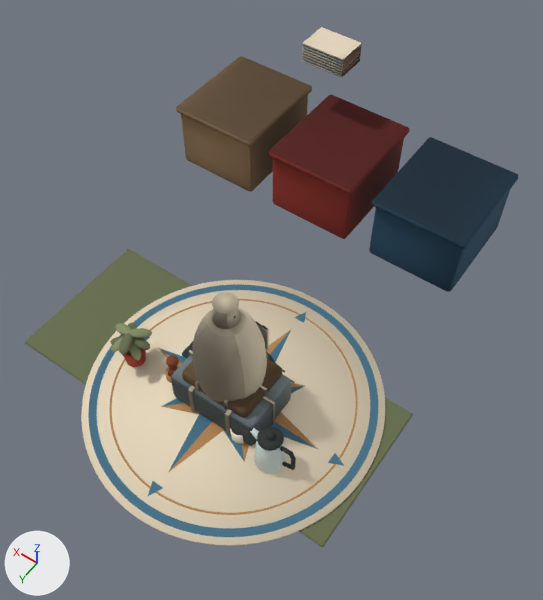
An edit to the Blender file tools/art/source/post_215/post_215.blend, drawn before and after from the same camera.
The view is the same before and after, from a camera (50 mm lens) standing at (-1.62, 1.86, 4.13) and looking at (0.05, -0.48, 0.46). Every picture has the same lights, and +X, +Y and +Z are marked at lower left. The picture after the commit comes second.

The older version as bpy lines, for what is in view:
```python
ob_brown_parcel_reused___accepted_packed_parcel = bpy.data.objects.new('brown_parcel_reused / accepted packed parcel', me_brown_parcel_reused)
ob_brown_parcel_reused___accepted_packed_parcel.location = (0.0, 0.0, 0.0)
ob_compass___blue_grey_point_0 = bpy.data.objects.new('Compass / blue grey point 0', me_compass___blue_grey_point_0)
ob_compass___blue_grey_point_0.location = (0.0, 0.0, 0.0)
ob_compass___blue_grey_point_3 = bpy.data.objects.new('Compass / blue grey point 3', me_compass___blue_grey_point_3)
ob_compass___blue_grey_point_3.location = (0.0, 0.0, 0.0)
ob_compass___blue_grey_point_4 = bpy.data.objects.new('Compass / blue grey point 4', me_compass___blue_grey_point_4)
ob_compass___blue_grey_point_4.location = (0.0, 0.0, 0.0)
ob_compass___blue_grey_point_5 = bpy.data.objects.new('Compass / blue grey point 5', me_compass___blue_grey_point_5)
ob_compass___blue_grey_point_5.location = (0.0, 0.0, 0.0)
ob_compass___honey_shadow_point_3 = bpy.data.objects.new('Compass / honey shadow point 3', me_compass___honey_shadow_point_3)
ob_compass___honey_shadow_point_3.location = (0.0, 0.0, 0.0)
ob_rug___broad_blue_grey_border = bpy.data.objects.new('Rug / broad blue grey border', me_rug___broad_blue_grey_border)
ob_rug___broad_blue_grey_border.location = (0.0, 0.0, 0.0)
ob_rug___fine_inner_compass_ring = bpy.data.objects.new('Rug / fine inner compass ring', me_rug___fine_inner_compass_ring)
ob_rug___fine_inner_compass_ring.location = (0.0, 0.0, 0.0)
ob_rug___rounded_beige_hem = bpy.data.objects.new('Rug / rounded beige hem', me_cone)
ob_rug___rounded_beige_hem.location = (0.0, 0.0, 0.006)
# also in view: 'mail_sack_reused / accepted packed parcel' at (0.0, 0.0, 0.49); 'Desk / clean sage mat' at (0.21, -0.04, -0.01); 'blue_parcel_reused / accepted packed parcel' at (0.0, 0.0, 0.16); 'Coffee / silver white tapered body' at (-0.44, 0.22, 0.14); 'packing_dressing_215 / accepted packed parcel' at (0.32, -1.65, 0.79)
```
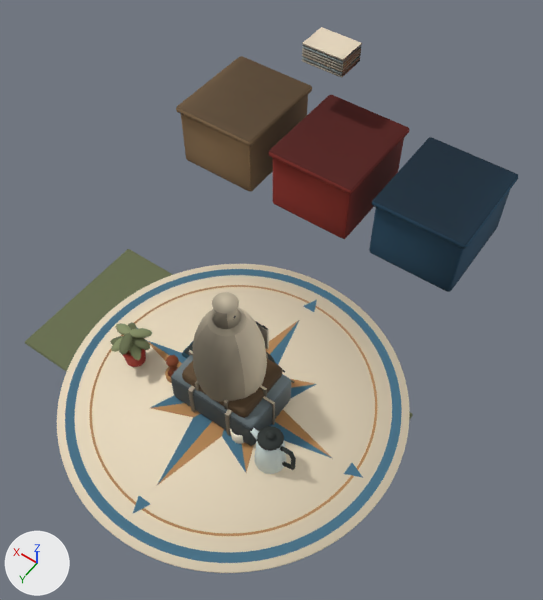
Where the change shows, as pixel boxes [x1, y1, x2, y2] in the pictures (543 x 600 px):
```json
{"object": "Rug / rounded beige hem", "change": "rescaled", "before": [81, 280, 385, 546], "after": [57, 264, 410, 573], "on screen": "16% wider, 16% taller"}
{"object": "Rug / broad blue grey border", "change": "rescaled", "before": [88, 284, 378, 537], "after": [65, 269, 402, 563], "on screen": "16% wider, 16% taller"}
{"object": "Rug / fine inner compass ring", "change": "rescaled", "before": [109, 299, 358, 515], "after": [89, 285, 377, 536], "on screen": "16% wider, 16% taller"}
{"object": "Compass / blue grey point 4", "change": "rescaled", "before": [169, 414, 212, 471], "after": [157, 414, 212, 485], "on screen": "27% wider, 24% taller"}
{"object": "Compass / blue grey point 6", "change": "rescaled", "before": [270, 422, 319, 450], "after": [270, 422, 331, 458]}
{"object": "Compass / honey shadow point 3", "change": "rescaled", "before": [161, 403, 201, 414], "after": [151, 403, 201, 417], "on screen": "24% wider, 25% taller"}
{"object": "Compass / blue grey point 5", "change": "rescaled", "before": [224, 429, 244, 461], "after": [222, 429, 246, 472]}
{"object": "Compass / blue grey point 0", "change": "rescaled", "before": [270, 330, 291, 362], "after": [270, 321, 299, 364]}
{"object": "Compass / blue grey point 3", "change": "rescaled", "before": [163, 398, 184, 406], "after": [150, 395, 184, 408]}
```

Edits to the scene script, one JSON object a line:
```json
{"op": "set", "path": "ob_rug___rounded_beige_hem.scale", "old": "(1.0, 1.0, 1.0)", "new": "(1.16, 1.16, 1.0)"}
{"op": "set", "path": "ob_rug___broad_blue_grey_border.scale", "old": "(1.0, 1.0, 1.0)", "new": "(1.16, 1.16, 1.0)"}
{"op": "set", "path": "ob_rug___fine_inner_compass_ring.scale", "old": "(1.0, 1.0, 1.0)", "new": "(1.16, 1.16, 1.0)"}
{"op": "set", "path": "ob_compass___blue_grey_point_0.scale", "old": "(1.0, 1.0, 1.0)", "new": "(1.16, 1.16, 1.0)"}
{"op": "set", "path": "ob_compass___blue_grey_point_3.scale", "old": "(1.0, 1.0, 1.0)", "new": "(1.16, 1.16, 1.0)"}
{"op": "set", "path": "ob_compass___honey_shadow_point_3.scale", "old": "(1.0, 1.0, 1.0)", "new": "(1.16, 1.16, 1.0)"}
{"op": "set", "path": "ob_compass___blue_grey_point_4.scale", "old": "(1.0, 1.0, 1.0)", "new": "(1.16, 1.16, 1.0)"}
{"op": "set", "path": "ob_compass___blue_grey_point_5.scale", "old": "(1.0, 1.0, 1.0)", "new": "(1.16, 1.16, 1.0)"}
{"op": "set", "path": "ob_compass___blue_grey_point_6.scale", "old": "(1.0, 1.0, 1.0)", "new": "(1.16, 1.16, 1.0)"}
```
